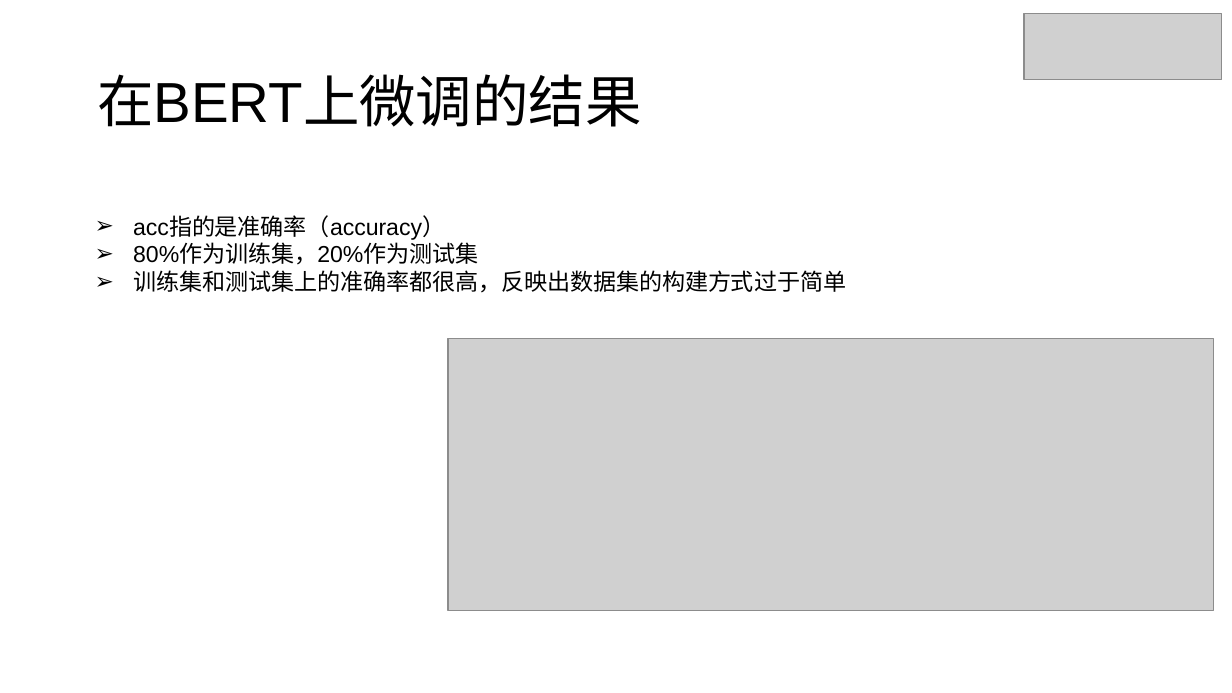
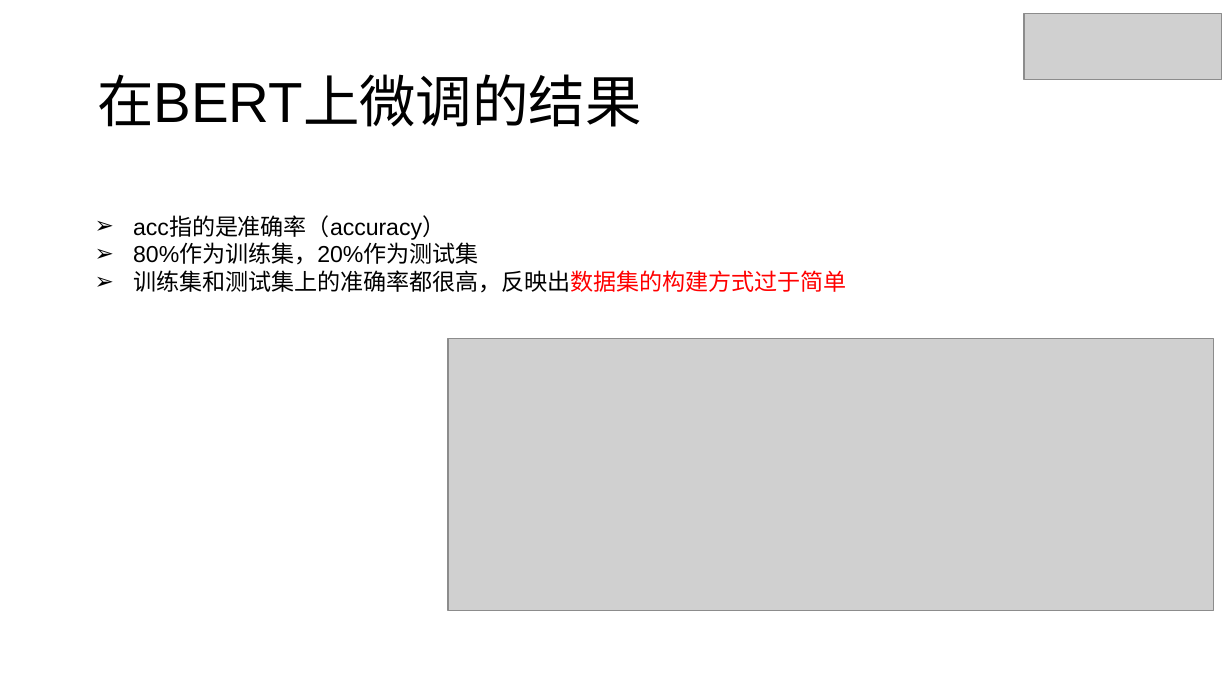
Before and after one commit to xhsun1997/ChineseMRC, a slide deck: slide 18 of 孙相会.pptx (slide 23 before the commit). Drawn at 1232x693 pixels with LibreOffice and Linux fonts; fonts in the diff are those of the drawing; grey boxes stand for pictures. Boxes give left, top, right and bottom in pixels: in the first picture for what was removed or moved away, otherwise in the second. Text is boxed around its words. In the diff, an @@ line names an element or a change of style, - is before the commit and + after.

```diff
--- a/孙相会.pptx
+++ b/孙相会.pptx
@@ text at <box>133,270,846,293</box>: text colour #000000 to #FF0000 in "训练集和测试集上的准确率都很高，反映出数据集的构建方式过于简单" @@
```
Also in this commit, not shown: 7 other slides changed, 1 slide added, 6 slides removed.
